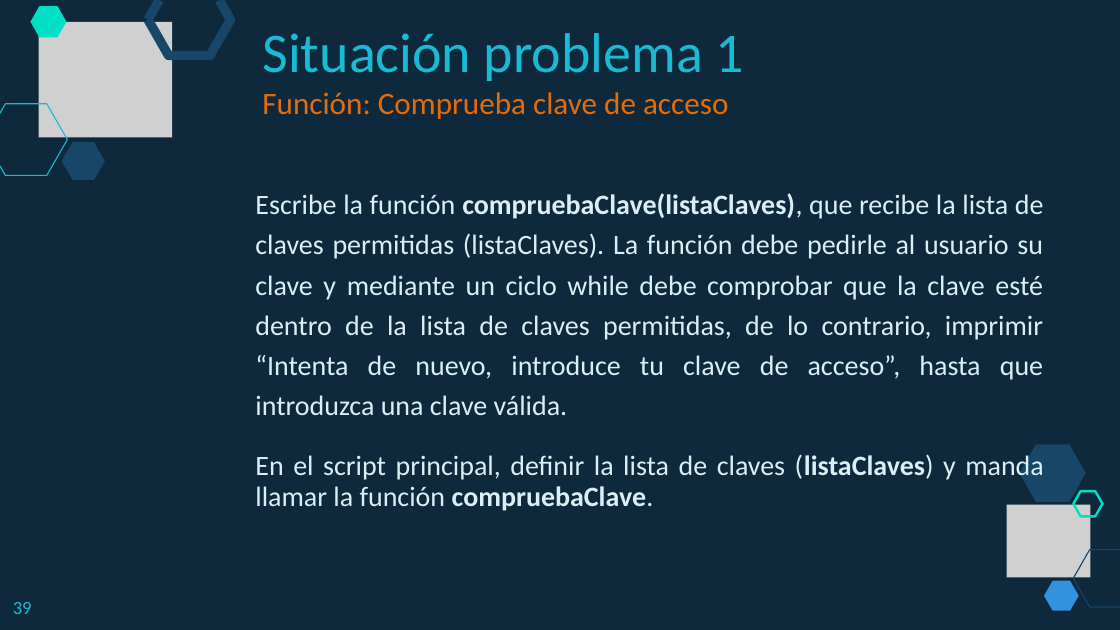
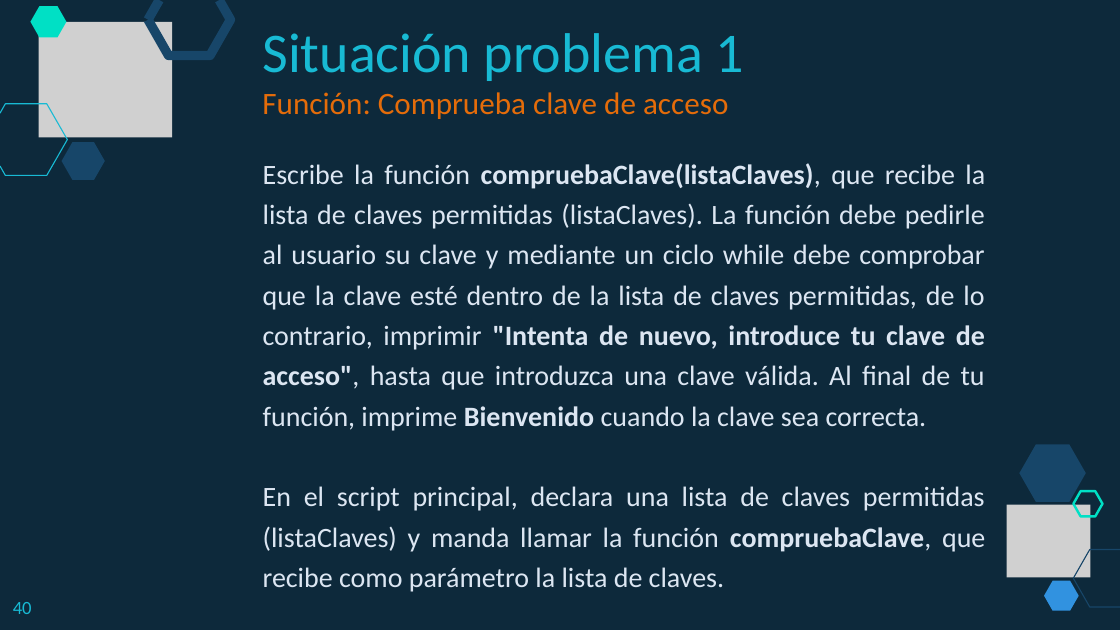
Before and after one commit to lizetheP/PensamientoC, a slide deck: slide 40 of Calendario2019/Presentaciones/Semana3/3_1_While.pptx (slide 39 before the commit). Drawn at 1120x630 pixels with LibreOffice and Linux fonts; fonts in the diff are those of the drawing; grey boxes stand for pictures. Boxes give left, top, right and bottom in pixels: in the first picture for what was removed or moved away, otherwise in the second. Text is boxed around its words. In the diff, an @@ line names an element or a change of style, - is before the commit and + after.

```diff
--- a/Calendario2019/Presentaciones/Semana3/3_1_While.pptx
+++ b/Calendario2019/Presentaciones/Semana3/3_1_While.pptx
@@ text at box(263, 163, 985, 592): text changed; text colour #DBEEF4 to #DCE6F2 @@
-  Escribe la función compruebaClave(listaClaves), que recibe la lista de claves permitidas (listaClaves). La función debe pedirle al usuario su clave y mediante un ciclo while debe comprobar que la clave esté dentro de la lista de claves permitidas, de lo contrario, imprimir “Intenta de nuevo, introduce tu clave de acceso”, hasta que introduzca una clave válida.
-  En el script principal, definir la lista de claves (listaClaves) y manda llamar la función compruebaClave.
+  Escribe la función compruebaClave(listaClaves), que recibe la lista de claves permitidas (listaClaves). La función debe pedirle al usuario su clave y mediante un ciclo while debe comprobar que la clave esté dentro de la lista de claves permitidas, de lo contrario, imprimir "Intenta de nuevo, introduce tu clave de acceso", hasta que introduzca una clave válida. Al final de tu función, imprime Bienvenido cuando la clave sea correcta.
+  En el script principal, declara una lista de claves permitidas (listaClaves) y manda llamar la función compruebaClave, que recibe como parámetro la lista de claves.
@@ page number at box(13, 602, 32, 614): text changed @@
-39
+40
```
Also in this commit, not shown: 9 other slides changed, 2 slides added, 4 other files.
